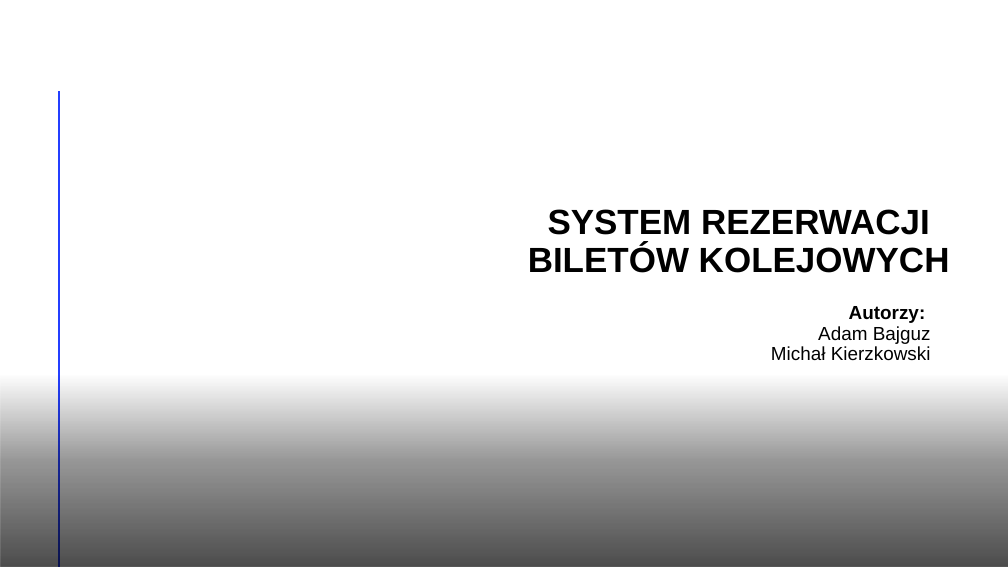
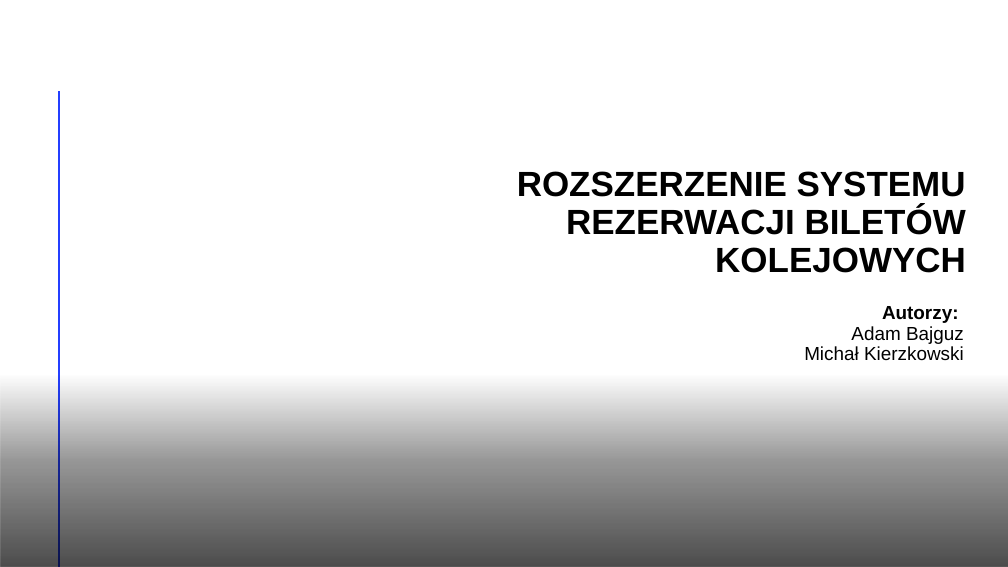
Before and after one commit to adambajguz/TrainsOnline, a slide deck: slide 1 of docs/Prezentacja Bajguz Kierzkowski.pptx. Drawn at 1008x567 pixels with LibreOffice and Linux fonts; fonts in the diff are those of the drawing; background and template pictures are left out. Boxes give left, top, right and bottom in pixels: in the first picture for what was removed or moved away, otherwise in the second. Text is boxed around its words. In the diff, an @@ line names an element or a change of style, - is before the commit and + after.

```diff
--- a/docs/Prezentacja Bajguz Kierzkowski.pptx
+++ b/docs/Prezentacja Bajguz Kierzkowski.pptx
@@ title at box(517, 171, 966, 273): text changed @@
-SYSTEM REZERWACJI BILETÓW KOLEJOWYCH
+ROZSZERZENIE SYSTEMU REZERWACJI BILETÓW KOLEJOWYCH
@@ subtitle "Autorzy:": place and size @@
-subtitle "Autorzy:" at box(771, 306, 931, 361)
+subtitle "Autorzy:" at box(804, 306, 964, 361)
```
Also in this commit, not shown: 2 other slides changed.
